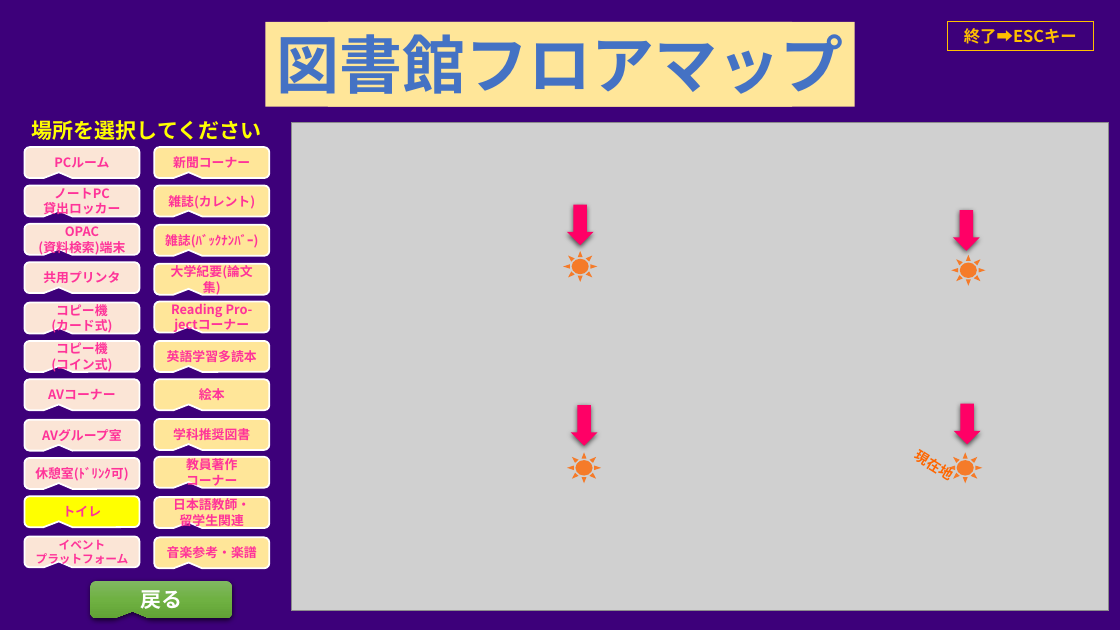
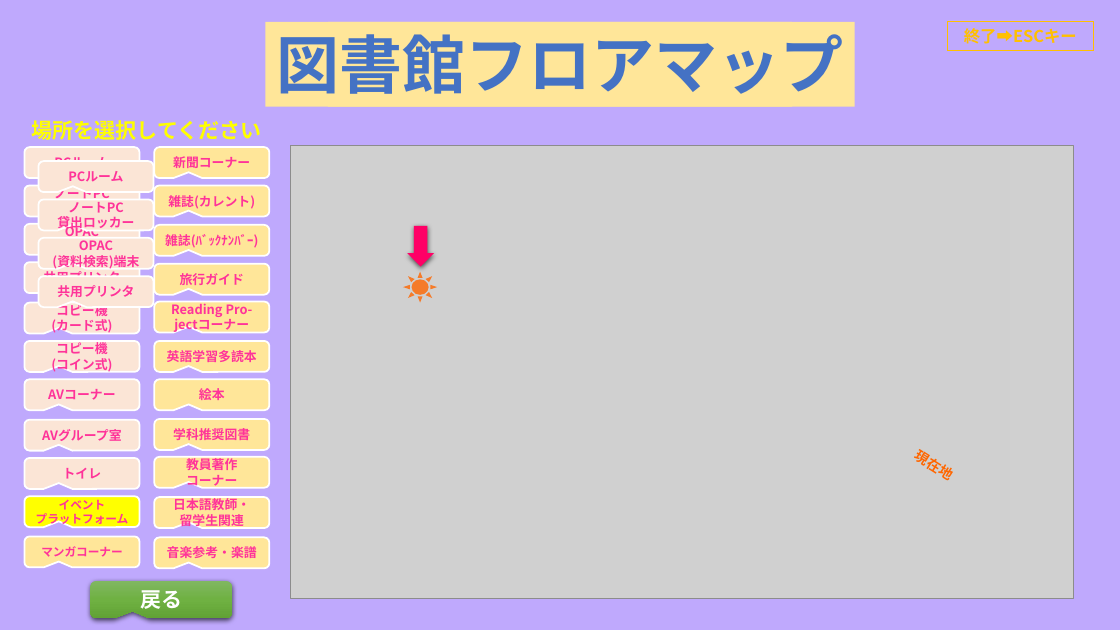
Before and after one commit to Nippo-Group/ferris-library-nuxt3, a slide deck: slide 58 of public/documents/floor-map/floor-map_3d.ppsx. Drawn at 1120x630 pixels with LibreOffice and Linux fonts; fonts in the diff are those of the drawing; grey boxes stand for pictures. Boxes give left, top, right and bottom in pixels: in the first picture for what was removed or moved away, otherwise in the second. Text is boxed around its words. In the diff, an @@ line names an element or a change of style, - is before the commit and + after.

```diff
--- a/public/documents/floor-map/floor-map_3d.ppsx
+++ b/public/documents/floor-map/floor-map_3d.ppsx
@@ background #3D007A to #BFA9FD @@
@@ picture: place and size @@
-picture at box(292, 123, 1109, 611)
+picture at box(291, 145, 1074, 598)
@@ rounded speech box added at box(39, 161, 154, 192), fill #FBE5D6, outline #FFFFFF 1.5 pt, 11 pt, text #FF3399, bold @@
+PCルーム
@@ rounded speech box added at box(39, 199, 154, 230), fill #FBE5D6, outline #FFFFFF 1.5 pt, 11 pt, text #FF3399, bold @@
+ノートPC
+貸出ロッカー
@@ rounded speech box added at box(39, 238, 154, 269), fill #FBE5D6, outline #FFFFFF 1.5 pt, 11 pt, text #FF3399, bold @@
+OPAC
+(資料検索)端末
@@ left arrow: place and size @@
-left arrow at box(567, 205, 594, 245)
+left arrow at box(408, 226, 434, 266)
@@ left arrow removed at box(953, 210, 980, 250) @@
@@ sun removed at box(951, 255, 986, 286) @@
@@ rounded speech box added at box(39, 276, 154, 308), fill #FBE5D6, outline #FFFFFF 1.5 pt, 11 pt, text #FF3399, bold @@
+共用プリンタ
@@ text in rounded speech box at box(180, 273, 244, 285): text changed @@
-大学紀要(論文集)
+旅行ガイド
@@ sun: place and size @@
-sun at box(563, 251, 597, 282)
+sun at box(403, 271, 438, 302)
@@ left arrow removed at box(571, 405, 597, 445) @@
@@ left arrow removed at box(954, 404, 981, 444) @@
@@ rounded speech box "トイレ": place and size @@
-rounded speech box "トイレ" at box(24, 497, 139, 528)
+rounded speech box "トイレ" at box(24, 458, 139, 489)
@@ rounded speech box "トイレ" at box(24, 458, 139, 489): fill #FFFF00 to #FBE5D6 @@
@@ rounded speech box removed at box(24, 458, 139, 489) @@
-休憩室(ﾄﾞﾘﾝｸ可)
@@ sun removed at box(567, 453, 602, 484) @@
@@ sun removed at box(949, 453, 983, 484) @@
@@ rounded speech box "イベント": place and size @@
-rounded speech box "イベント" at box(24, 537, 139, 568)
+rounded speech box "イベント" at box(24, 497, 139, 528)
@@ rounded speech box "イベント" at box(24, 497, 139, 528): fill #FBE5D6 to #FFFF00 @@
@@ rounded speech box added at box(24, 537, 139, 568), fill #FFE699, outline #FFFFFF 1.5 pt, 10 pt, text #FF3399, bold @@
+マンガコーナー
```
Also in this commit, not shown: 114 other slides changed, 1 other file.
